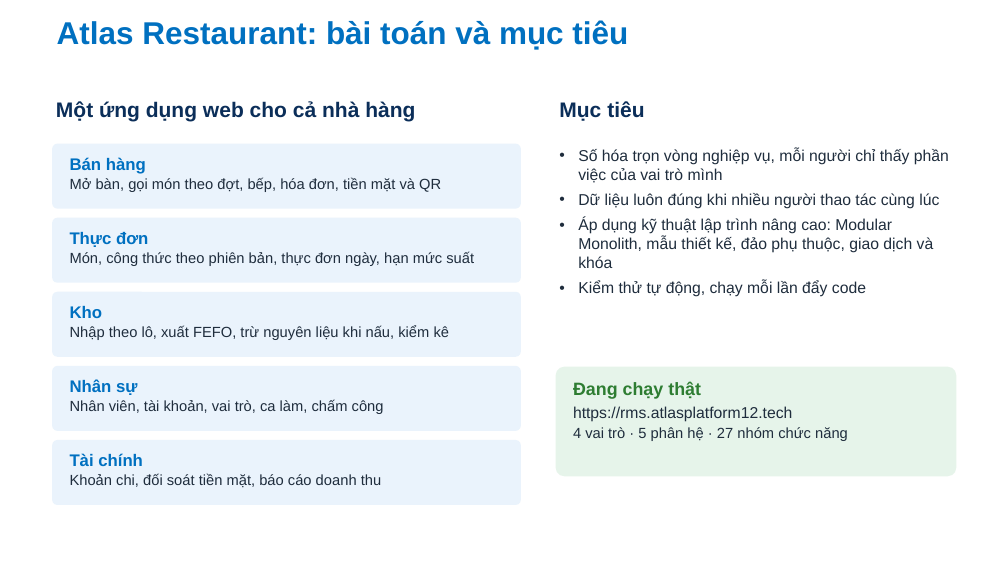
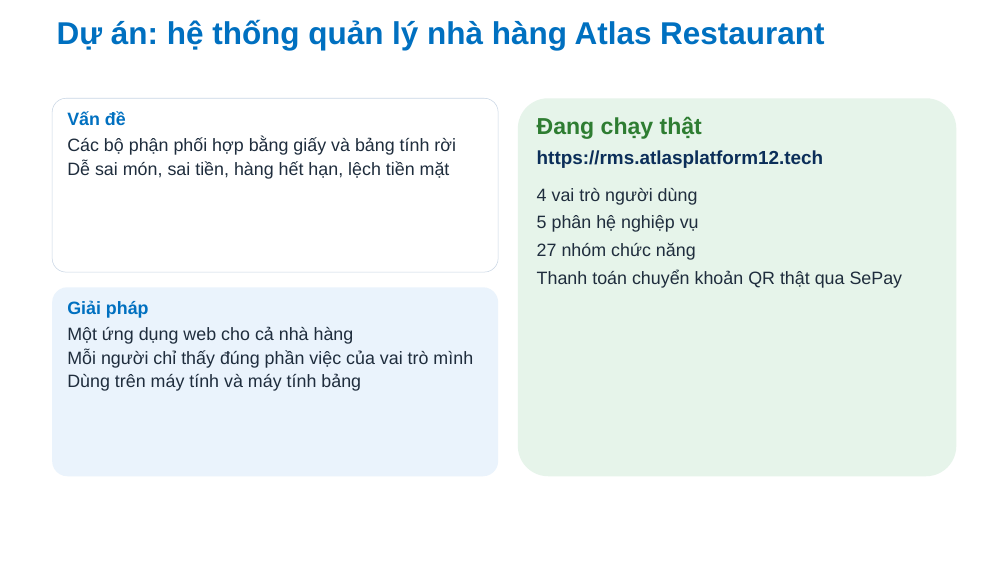
Before and after one commit to Anpham120/restaurant-management-system, a slide deck: slide 2 of docs/bao-cao-ltnc/Slide_LapTrinhNangCao_AtlasRestaurant.pptx. Drawn at 1008x567 pixels with LibreOffice and Linux fonts; fonts in the diff are those of the drawing; background and template pictures are left out. Boxes give left, top, right and bottom in pixels: in the first picture for what was removed or moved away, otherwise in the second. Text is boxed around its words. In the diff, an @@ line names an element or a change of style, - is before the commit and + after.

```diff
--- a/docs/bao-cao-ltnc/Slide_LapTrinhNangCao_AtlasRestaurant.pptx
+++ b/docs/bao-cao-ltnc/Slide_LapTrinhNangCao_AtlasRestaurant.pptx
@@ title at (57,19,824,50): text changed @@
-Atlas Restaurant: bài toán và mục tiêu
+Dự án: hệ thống quản lý nhà hàng Atlas Restaurant
@@ rounded rectangle: place and size @@
-rounded rectangle at (52,144,521,209)
+rounded rectangle at (52,98,498,272)
@@ rounded rectangle at (52,98,498,272): fill #EAF3FC to #FFFFFF; outline none to #C9D6E5 0.5 pt @@
@@ text removed at (56,101,415,122) @@
-Một ứng dụng web cho cả nhà hàng
@@ text added at (67,112,456,179), 17 pt, text #1F2D3D @@
+Vấn đề
+Các bộ phận phối hợp bằng giấy và bảng tính rời
+Dễ sai món, sai tiền, hàng hết hạn, lệch tiền mặt
@@ rounded rectangle: place and size @@
-rounded rectangle at (556,367,957,476)
+rounded rectangle at (518,98,957,476)
@@ text "Đang chạy thật": place and size @@
-text "Đang chạy thật" at (573,382,848,441)
+text "Đang chạy thật" at (537,116,903,288)
@@ text at (537,116,823,168): size 17 to 22 pt in "Đang chạy thật"; size 15 to 18 pt, text colour #1F2D3D to #0B2E59, bold on in "https://rms.atlasplatform12.tech"; more space between paragraphs @@
@@ text removed at (559,101,644,121) @@
-Mục tiêu
@@ text removed at (578,148,949,297) @@
-• Số hóa trọn vòng nghiệp vụ, mỗi người chỉ thấy phần việc của vai trò mình
-• Dữ liệu luôn đúng khi nhiều người thao tác cùng lúc
-• Áp dụng kỹ thuật lập trình nâng cao: Modular Monolith, mẫu thiết kế, đảo phụ thuộc, giao dịch và khóa
-• Kiểm thử tự động, chạy mỗi lần đẩy code
@@ text removed at (70,157,441,192) @@
-Bán hàng
-Mở bàn, gọi món theo đợt, bếp, hóa đơn, tiền mặt và QR
@@ text at (537,188,903,288): text changed; size 14 to 17 pt @@
-4 vai trò · 5 phân hệ · 27 nhóm chức năng
+4 vai trò người dùng
+5 phân hệ nghiệp vụ
+27 nhóm chức năng
+Thanh toán chuyển khoản QR thật qua SePay
@@ rounded rectangle removed at (52,218,521,283) @@
@@ text removed at (70,232,474,266) @@
-Thực đơn
-Món, công thức theo phiên bản, thực đơn ngày, hạn mức suất
@@ rounded rectangle: place and size @@
-rounded rectangle at (52,366,521,431)
+rounded rectangle at (52,287,498,476)
@@ rounded rectangle removed at (52,292,521,357) @@
@@ text added at (67,301,473,391), 17 pt, text #1F2D3D @@
+Giải pháp
+Một ứng dụng web cho cả nhà hàng
+Mỗi người chỉ thấy đúng phần việc của vai trò mình
+Dùng trên máy tính và máy tính bảng
@@ text removed at (70,306,450,340) @@
-Kho
-Nhập theo lô, xuất FEFO, trừ nguyên liệu khi nấu, kiểm kê
@@ text removed at (70,379,384,414) @@
-Nhân sự
-Nhân viên, tài khoản, vai trò, ca làm, chấm công
@@ rounded rectangle removed at (52,440,521,505) @@
@@ text removed at (70,453,381,488) @@
-Tài chính
-Khoản chi, đối soát tiền mặt, báo cáo doanh thu
```
Also in this commit, not shown: 4 other slides changed, 2 slides added, 4 slides removed, 1 other file.
